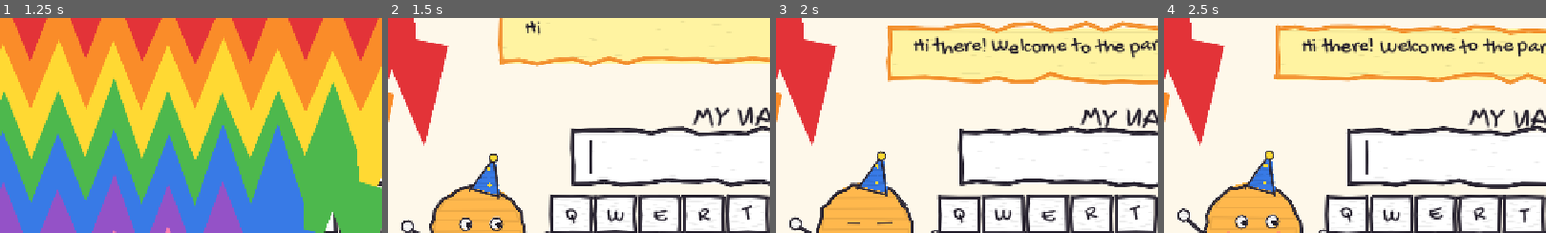
Above: before the commit, frames 1-4 (left to right).
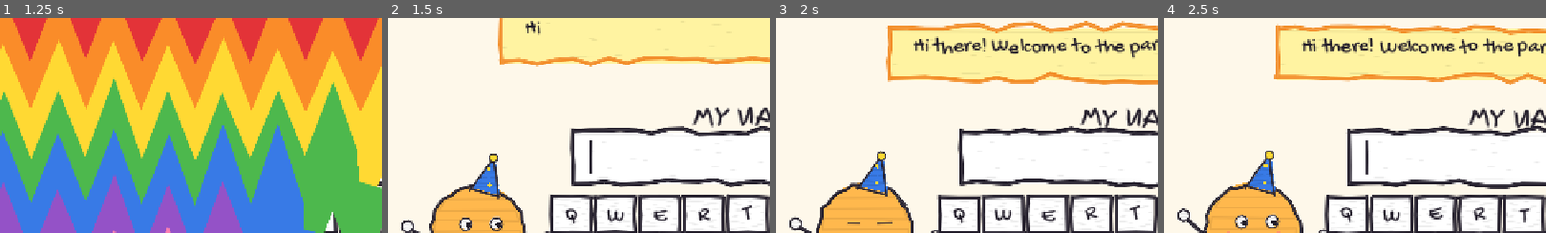
Above: after the commit, the same moments.

Repository: Username846/hardo
Game: Godot game, scene res://main.tscn
The game is run twice, just before and just after one commit, with the same random seed, the same clock (stepped at 60 frames per second) and the same inputs.
Inputs (mouse positions are % of the whole screen's width and height, from its top left):
- Up to frame 1 (1.25 s): tap Enter at 0.5, 0.6 s; move the mouse to (72, 45) at 0.52 s; click (72, 45) at 0.67 s; tap Space at 0.77 s
- Up to frame 2 (1.5 s): drag from (30, 55) to (45, 70) at 1.27 s
- Up to frame 3 (2 s): no input
- Up to frame 4 (2.5 s): move the mouse to (60, 28) at 2.02 s; tap Backspace at 2.1 s; click (60, 28) at 2.17 s
The pictures show only the part of the screen within x 0-50%, y 0-50%; the shares and areas given below are measured in that part.

Frame 1 is identical in both runs. In frame 2, 5.4% of the frame differs, in the area x 0-16%, y 0-60%; in frame 3, 5.4%; in frame 4, 5.4%.

Commit message:
Add web export, GitHub Pages workflow, README and polish
- Web export preset (single-threaded, works on GitHub Pages)
- Workflow builds with Godot 4.7.2 and publishes from the default branch
- Fix screen transition overlay that could stay stuck on screen
- Fix falling cake layer sliding sideways while it drops
- Layout fixes for narration, karaoke lyrics, POKeMANS overworld
- Font license, README with setup and personalization notes

Co-Authored-By: Claude Opus 5.5 <noreply@anthropic.com>
Claude-Session: https://claude.ai/code/session_012tYYr9X3djUDtFCo1ypaBX

Diff:
--- a/scripts/games/karaoke.gd
+++ b/scripts/games/karaoke.gd
@@ -213,12 +213,11 @@
 				col = Crayon.GREY
 			Crayon.circle(self, Vector2(x, LANE_Y), 30, Crayon.INK, 3, col, 50 + i % 40)
 			Crayon.text(self, Vector2(x, LANE_Y), String(chart[i][2]), 22, Crayon.WHITE, 1, 100 + i % 50, null, 0.3, false)
-		_lyrics(now)
 	# the crowd (they creep closer in the dark verse)
 	var n := 9
 	for k in n:
 		var x := 200.0 + k * 110.0
-		var h := 120.0 + crowd_k * 120.0 + (k % 3) * 10.0
+		var h := 120.0 + crowd_k * 70.0 + (k % 3) * 10.0
 		var mood := "happy" if not dark else ("wide" if crowd_k > 0.3 else "flat")
 		var jump := absf(sin(t * 6.0 + k)) * 12.0 * (1.0 - crowd_k)
 		Crayon.person(self, Vector2(x, H + 70 + crowd_k * 30 - jump), h, Crayon.INK.lerp(Crayon.BLACK, 0.5), mood, Crayon.RAINBOW[k % 7] if not dark else Color(0, 0, 0, 0), "up" if not dark else "stand", t * 3.0, 200 + k, Color(0.85, 0.75, 0.7))
@@ -241,6 +240,8 @@
 
 func paint_top() -> void:
 	if phase == "cute" or phase == "dark":
+		draw_rect(Rect2(170, 540, W - 340, 64), Color(0, 0, 0, 0.45))
+		_lyrics(Audio.song_pos)
 		hud("SCORE: %d" % score, Crayon.WHITE)
 		Crayon.text(self, Vector2(W - 24, 170 if Narrator.is_active() else 90), "COMBO: %d" % combo, 28, Crayon.YELLOW, 2, 4300)
 		if judge_t > 0.0:
--- a/scripts/games/obby.gd
+++ b/scripts/games/obby.gd
@@ -37,6 +37,7 @@
 
 
 func enter() -> void:
+	Narrator.top = true
 	Audio.play_music("obby")
 	_build_level()
 	pos = flags[0]
--- a/scripts/games/royale.gd
+++ b/scripts/games/royale.gd
@@ -334,7 +334,8 @@
 func paint_top() -> void:
 	if phase in ["fight", "final", "win"]:
 		hud("PLAYERS LEFT: %d" % left, Crayon.WHITE)
-		Crayon.text(self, Vector2(W - 24, 88), "HP: %d" % hp, 30, Crayon.WHITE, 2, 4250)
+		var hy := 88.0 + (120.0 if Narrator.is_active() else 0.0)
+		Crayon.text(self, Vector2(W - 24, hy), "HP: %d" % hp, 30, Crayon.WHITE, 2, 4250)
 		for k in feed.size():
 			Crayon.text(self, Vector2(110, 110 + k * 32), String(feed[k].m), 22, Color(1, 1, 1, clampf(feed[k].t, 0, 1)), 0, 4260 + k, null, 0.5, false)
 		if fight_t < 5.0 and phase == "fight":
--- a/scripts/main.gd
+++ b/scripts/main.gd
@@ -7,6 +7,7 @@
 var _wipe: Control
 var _wipe_layer: CanvasLayer
 var _wipe_amt := 0.0
+var _wipe_drawn := 0.0
 
 
 func _ready() -> void:
@@ -74,11 +75,12 @@
 
 
 func _process(_dt: float) -> void:
-	if _wipe_amt > 0.0 or switching:
+	if _wipe_amt != _wipe_drawn or switching:
 		_wipe.queue_redraw()
 
 
 func _draw_wipe() -> void:
+	_wipe_drawn = _wipe_amt
 	if _wipe_amt <= 0.0:
 		return
 	var vs := _wipe.get_viewport_rect().size
--- a/tests/bot.gd
+++ b/tests/bot.gd
@@ -9,12 +9,19 @@
 var step := 0
 var stuck := 0.0
 var results := {}
+var shot_dir := ""
+var shot_every := 0
 
 
 func _ready() -> void:
 	for a in OS.get_cmdline_user_args():
 		if a.begins_with("--bot="):
 			which = a.substr(6)
+		elif a.begins_with("--shots="):
+			shot_dir = a.substr(8)
+			DirAccess.make_dir_recursive_absolute(shot_dir)
+		elif a.begins_with("--every="):
+			shot_every = int(a.substr(8))
 	Engine.time_scale = 4.0
 	await get_tree().create_timer(0.5).timeout
 	# voice-key sanity check
@@ -23,10 +30,13 @@
 	var idxs: Array = []
 	if which == "all":
 		idxs = range(10)
-	else:
+	elif which != "name":
 		idxs = [int(which)]
-	for i in idxs:
-		await _play(i)
+	if which == "name" or which == "all":
+		await _name_flow()
+	if which != "name":
+		for i in idxs:
+			await _play(i)
 	print("BOT RESULTS ", results)
 	get_tree().quit()
 
@@ -47,6 +57,9 @@
 		if not is_instance_valid(g):
 			break
 		_drive(i, get_process_delta_time())
+		if shot_dir != "" and shot_every > 0 and Engine.get_process_frames() % shot_every == 0:
+			var img := get_viewport().get_texture().get_image()
+			img.save_png(shot_dir.path_join("g%d_%06d.png" % [i, Engine.get_process_frames()]))
 		if Engine.get_process_frames() % 300 == 0:
 			print("  dbg frame ", Engine.get_process_frames(), " fps ", Engine.get_frames_per_second(), " ", _dbg(i))
 		if Game.done[i]:
@@ -55,6 +68,66 @@
 	results[Game.GAMES[i].id] = ok
 	print("BOT GAME ", i, " ", Game.GAMES[i].id, " done=", ok, " in ", (Time.get_ticks_msec() - t0) / 1000.0, "s")
 	await get_tree().create_timer(1.0).timeout
+
+
+func _skip_narration() -> void:
+	if Narrator.is_active() and Narrator._blocking and Narrator._elapsed > 0.4:
+		Narrator._shown = Narrator._text.length()
+		Narrator._finish(true)
+
+
+func _snap(name: String) -> void:
+	if shot_dir != "":
+		await RenderingServer.frame_post_draw
+		get_viewport().get_texture().get_image().save_png(shot_dir.path_join(name + ".png"))
+
+
+func _wait_unlocked(n: Node, limit: float = 30.0) -> void:
+	var t0 := Time.get_ticks_msec()
+	while is_instance_valid(n) and n.locked and Time.get_ticks_msec() - t0 < limit * 1000.0:
+		_skip_narration()
+		await get_tree().process_frame
+
+
+## Types three wrong names (punishments), checks the forced name, then denies the birthday.
+func _name_flow() -> void:
+	Game.reset()
+	Game.main._open("name", null)
+	var n: Node = Game.main.current
+	await _wait_unlocked(n)
+	for attempt in 3:
+		for ch in ["B", "O", "B"]:
+			n._type(ch)
+		n._submit()
+		for k in 4:
+			await get_tree().create_timer(0.25).timeout
+			await _snap("name_pun%d_%d" % [attempt + 1, k])
+		await _wait_unlocked(n, 60.0)
+		if not is_instance_valid(n):
+			print("NAME attempt ", attempt + 1, " -> moved on")
+			break
+		print("NAME attempt ", attempt + 1, " state=", n.state, " wrong=", n.wrong)
+	var t0 := Time.get_ticks_msec()
+	while is_instance_valid(n) and Game.main.current == n and Time.get_ticks_msec() - t0 < 60000:
+		_skip_narration()
+		await get_tree().process_frame
+	print("NAME forced player_name=", Game.player_name)
+	await get_tree().create_timer(1.0).timeout
+	var intro: Node = Game.main.current
+	print("NOW ON ", intro.get_script().resource_path)
+	await _wait_unlocked(intro)
+	for k in 3:
+		await _snap("intro_deny%d" % k)
+		intro._no()
+		await get_tree().process_frame
+		await _wait_unlocked(intro)
+	t0 = Time.get_ticks_msec()
+	while Game.main.current == intro and Time.get_ticks_msec() - t0 < 60000:
+		_skip_narration()
+		await get_tree().process_frame
+	await get_tree().create_timer(1.0).timeout
+	print("INTRO done=", Game.intro_done, " now ", Game.main.current.get_script().resource_path)
+	await _snap("hub_after_intro")
 
 
 func _dbg(i: int) -> String:
Not shown, added: assets/fonts/OFL.txt
Not shown, added: export_presets.cfg
Not shown, added: tools/.gdignore
Not shown, added: .github/workflows/pages.yml
Not shown, added: README.md
